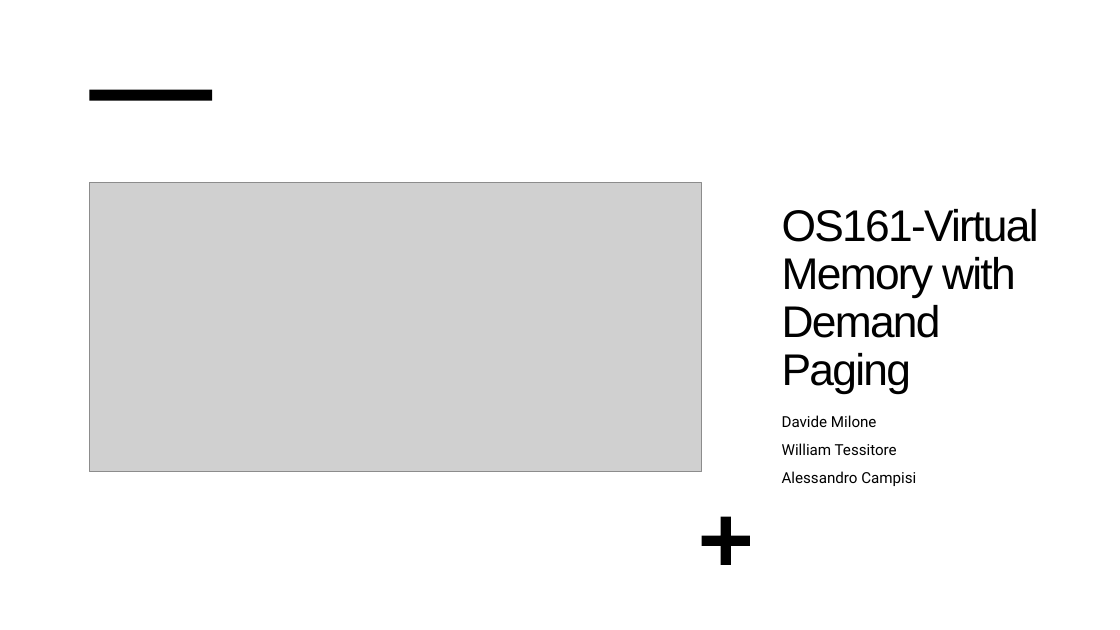
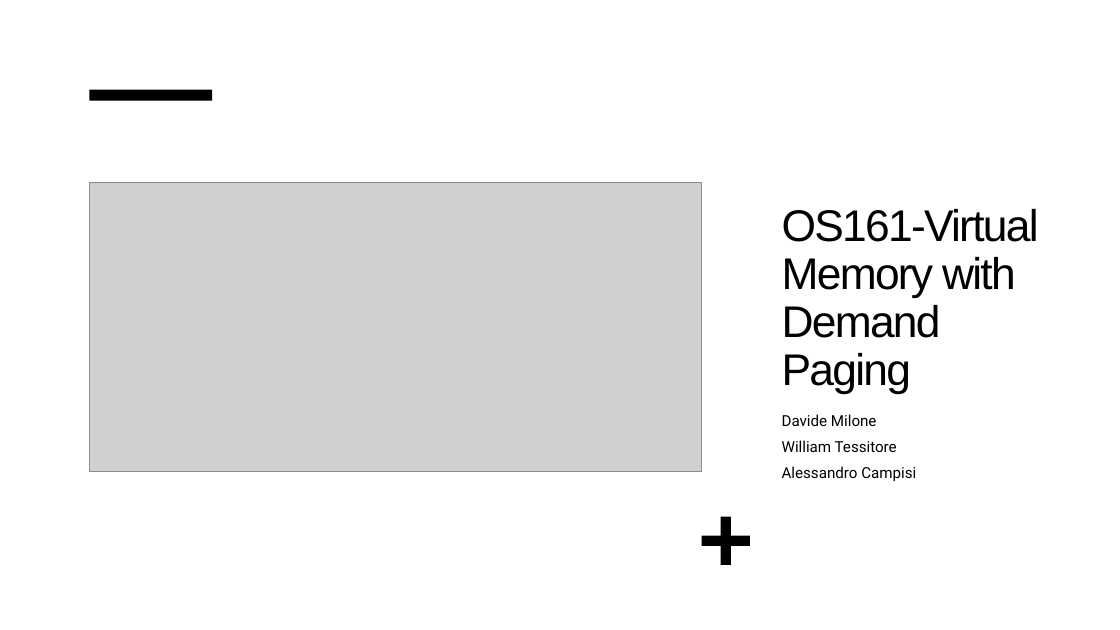
Before and after one commit to Davide619/OS161, a slide deck: slide 1 of Presentazione Progetto OS161.pptx. Drawn at 1120x630 pixels with LibreOffice and Linux fonts; fonts in the diff are those of the drawing; grey boxes stand for pictures. Boxes give left, top, right and bottom in pixels: in the first picture for what was removed or moved away, otherwise in the second. Text is boxed around its words. In the diff, an @@ line names an element or a change of style, - is before the commit and + after.

```diff
--- a/Presentazione Progetto OS161.pptx
+++ b/Presentazione Progetto OS161.pptx
@@ subtitle "Davide Milone" at (x1=782, y1=414, x2=916, y2=481): line spacing 0.9 to 0.8 @@
```
Also in this commit, not shown: 8 other slides changed, 2 slides added, 2 other files.
